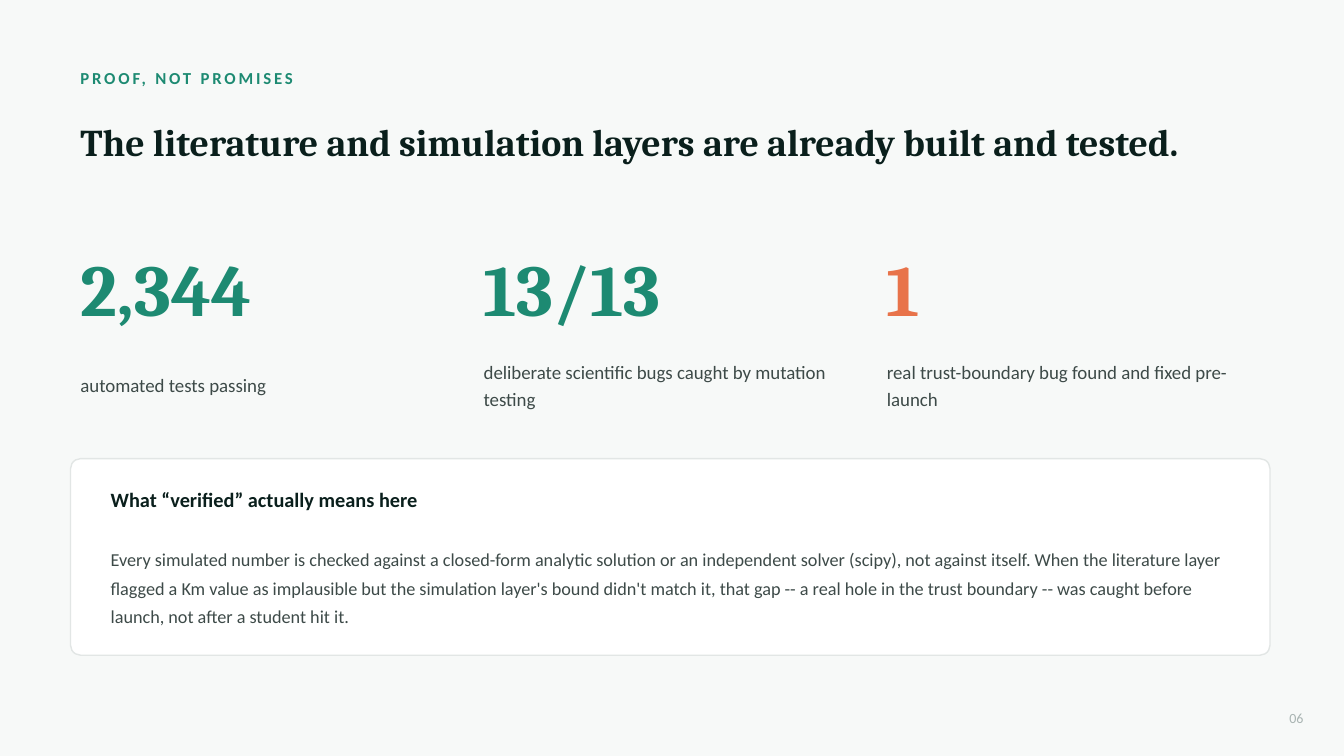
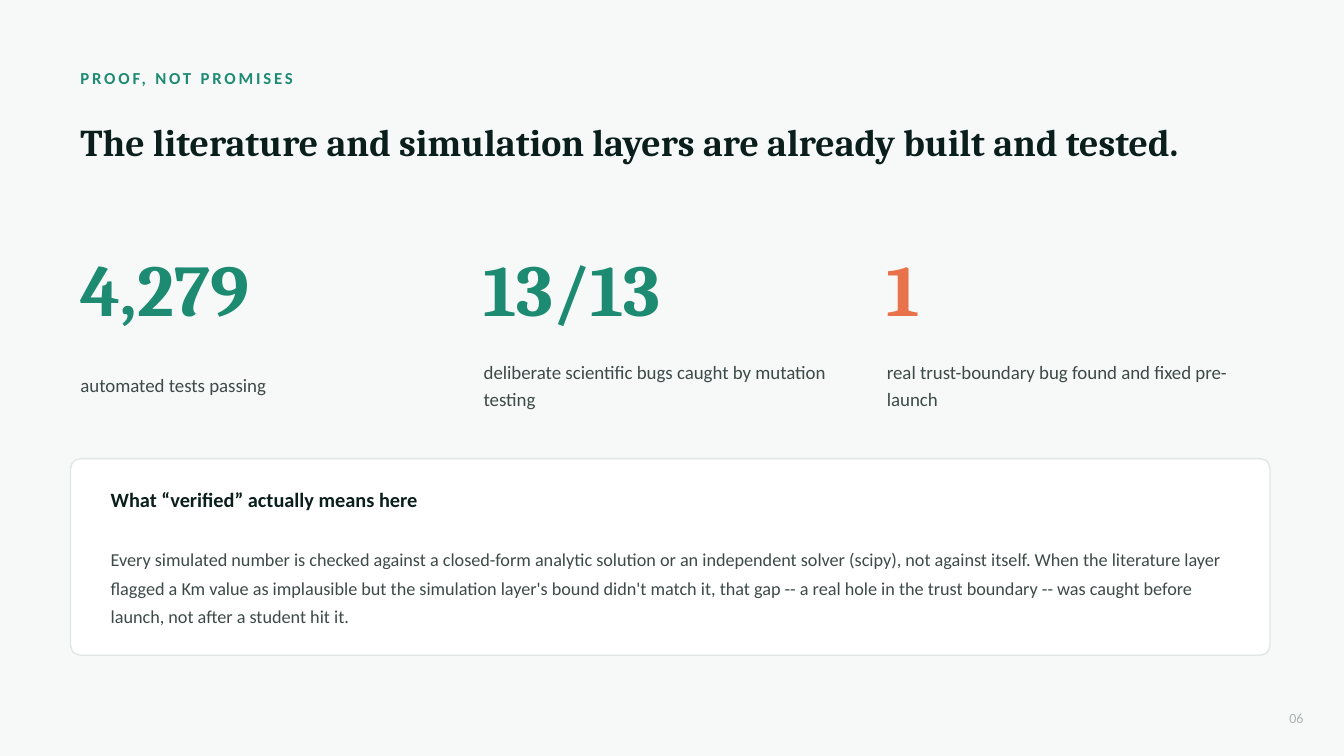
Before and after one commit to math12345678/caterva, a slide deck: slide 6 of terrium_pitch_deck.pptx. Drawn at 1344x756 pixels with LibreOffice and Linux fonts; fonts in the diff are those of the drawing. Boxes give left, top, right and bottom in pixels: in the first picture for what was removed or moved away, otherwise in the second. Text is boxed around its words. In the diff, an @@ line names an element or a change of style, - is before the commit and + after.

```diff
--- a/terrium_pitch_deck.pptx
+++ b/terrium_pitch_deck.pptx
@@ text at (80,266,249,326): text changed @@
-2,344
+4,279
```
Also in this commit, not shown: 1 other slide changed, 26 other files.
